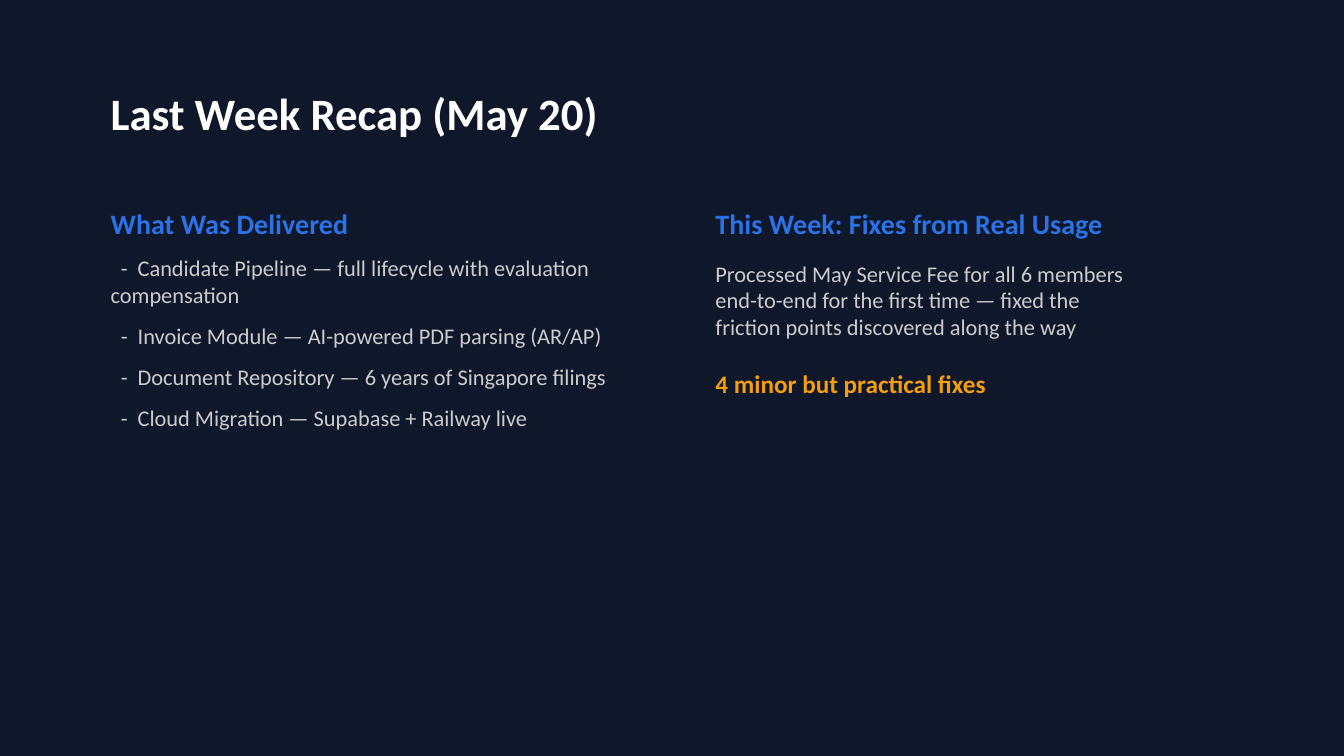
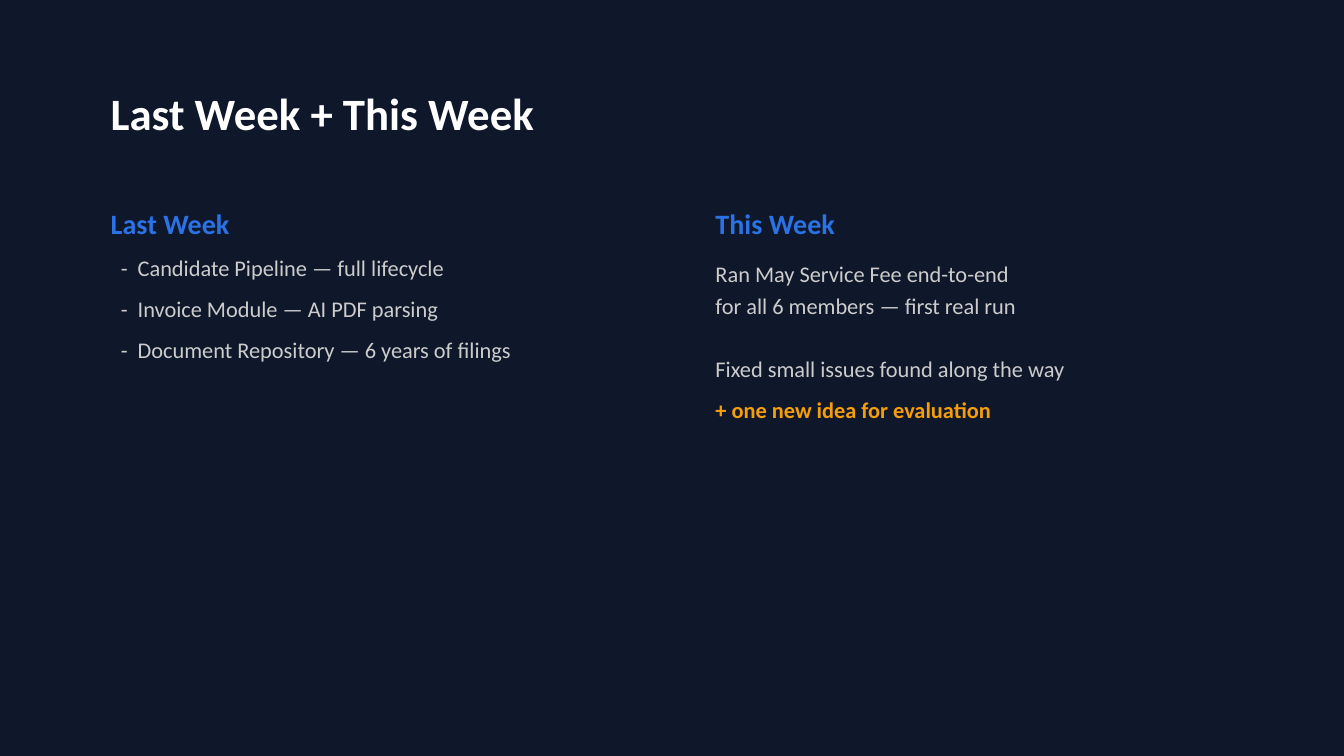
Before and after one commit to tokamak-network/hr-automation-process, a slide deck: slide 2 of docs/10. update-2026-05-28.pptx. Drawn at 1344x756 pixels with LibreOffice and Linux fonts; fonts in the diff are those of the drawing. Boxes give left, top, right and bottom in pixels: in the first picture for what was removed or moved away, otherwise in the second. Text is boxed around its words. In the diff, an @@ line names an element or a change of style, - is before the commit and + after.

```diff
--- a/docs/10. update-2026-05-28.pptx
+++ b/docs/10. update-2026-05-28.pptx
@@ text at bbox=[111, 98, 534, 131]: text changed @@
-Last Week Recap (May 20)
+Last Week + This Week
@@ text at bbox=[111, 214, 511, 362]: text changed @@
-What Was Delivered
-- Candidate Pipeline — full lifecycle with evaluation compensation
-- Invoice Module — AI-powered PDF parsing (AR/AP)
-- Document Repository — 6 years of Singapore filings
-- Cloud Migration — Supabase + Railway live
+Last Week
+- Candidate Pipeline — full lifecycle
+- Invoice Module — AI PDF parsing
+- Document Repository — 6 years of filings
@@ text at bbox=[715, 214, 1064, 418]: text changed @@
-This Week: Fixes from Real Usage
-Processed May Service Fee for all 6 members
-end-to-end for the first time — fixed the
-friction points discovered along the way
-4 minor but practical fixes
+This Week
+Ran May Service Fee end-to-end
+for all 6 members — first real run
+Fixed small issues found along the way
++ one new idea for evaluation
```
Also in this commit, not shown: 5 other slides changed, 2 slides added, 2 slides removed, 1 other file.
